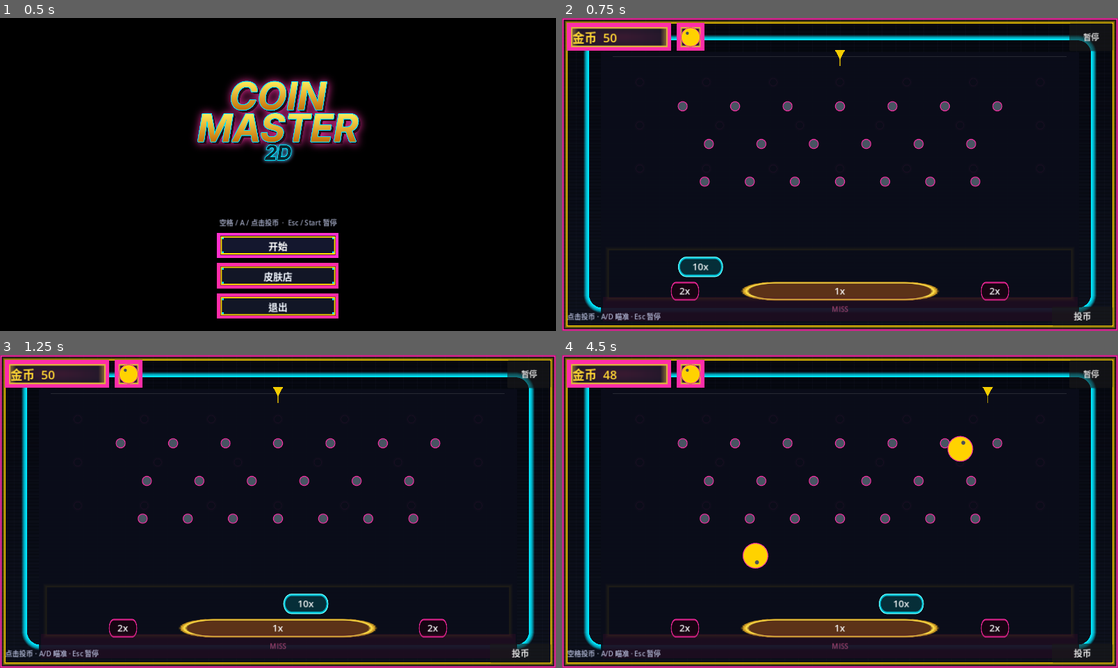
Above: before the commit, frames 1-4 (two rows, left to right).
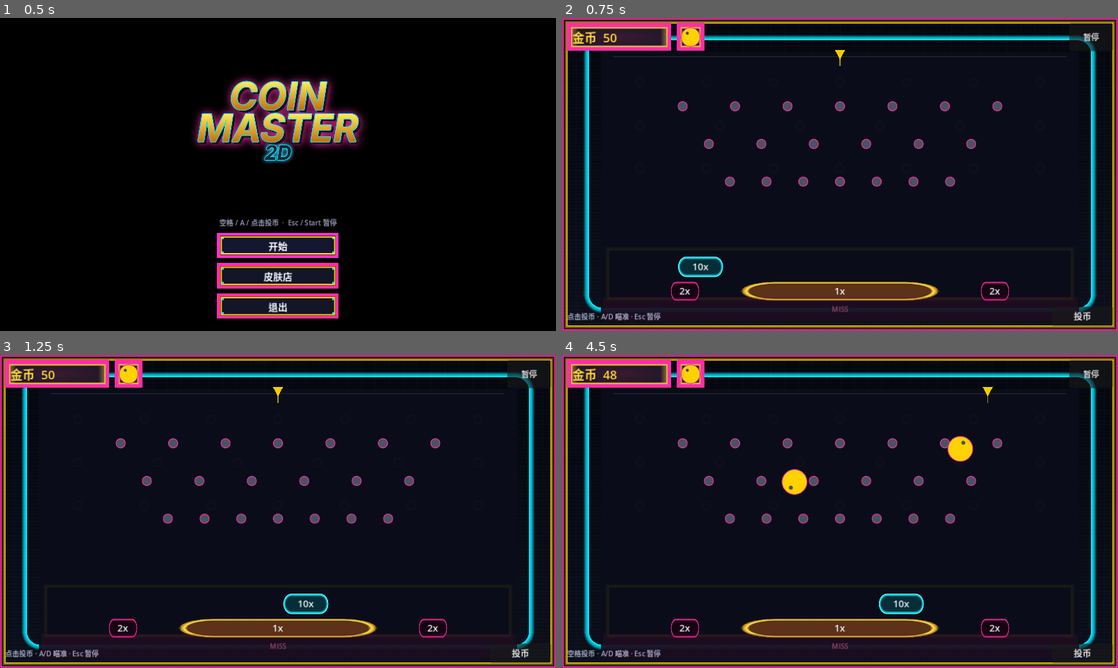
Above: after the commit, the same moments.

Repository: littleboss/coin-master
Game: Godot game, scene res://scenes/main.tscn
Two runs of this game, one before a commit and one after it. Both use one fixed random seed, a clock stepped at 60 frames per second and the inputs below.
Inputs (mouse positions are in pixels of both pictures, inside the frame that each line leads up to):
- Up to frame 1 (0.5 s): no input
- Up to frame 2 (0.75 s): click "开始" at 0.5 s
- Up to frame 3 (1.25 s): no input
- Up to frame 4 (4.5 s): click "暂停" at 1.25 s; click "继续" at 2 s; click "投币" at 2.75 s; tap Enter at 3.5 s; move the mouse to (962, 495) at 3.52 s; hold Right 3.53-4.28 s; tap A (aim_left) at 3.6 s; click (962, 495) at 3.67 s; move the mouse to (728, 527) at 4.27 s; hold Left from 4.28 s (still down); tap D (aim_right) at 4.35 s

Frame 1 is identical in both runs. In frame 2, 0.6% of the frame differs, in the area x 24-76%, y 50-54%; in frame 3, 0.6%; in frame 4, 1.2%, in the area x 24-76%, y 36-69%.

Commit message:
Tighten bottom peg span further to 0.70
0.86 left 2x at 20% (n=120). Keep 7-6-7 and slot widths; cluster
the bottom row more so side miss gutters open up.

Co-authored-by: aliao <zju.pigeon@gmail.com>

Diff:
--- a/scripts/playfield.gd
+++ b/scripts/playfield.gd
@@ -109,7 +109,7 @@
 		var row_w := usable_w
 		var row_left := usable_left
 		if row == PEG_ROWS - 1:
-			row_w = usable_w * 0.86
+			row_w = usable_w * 0.70
 			row_left = (usable_left + usable_right) * 0.5 - row_w * 0.5
 		var spacing: float
 		var start_x: float
